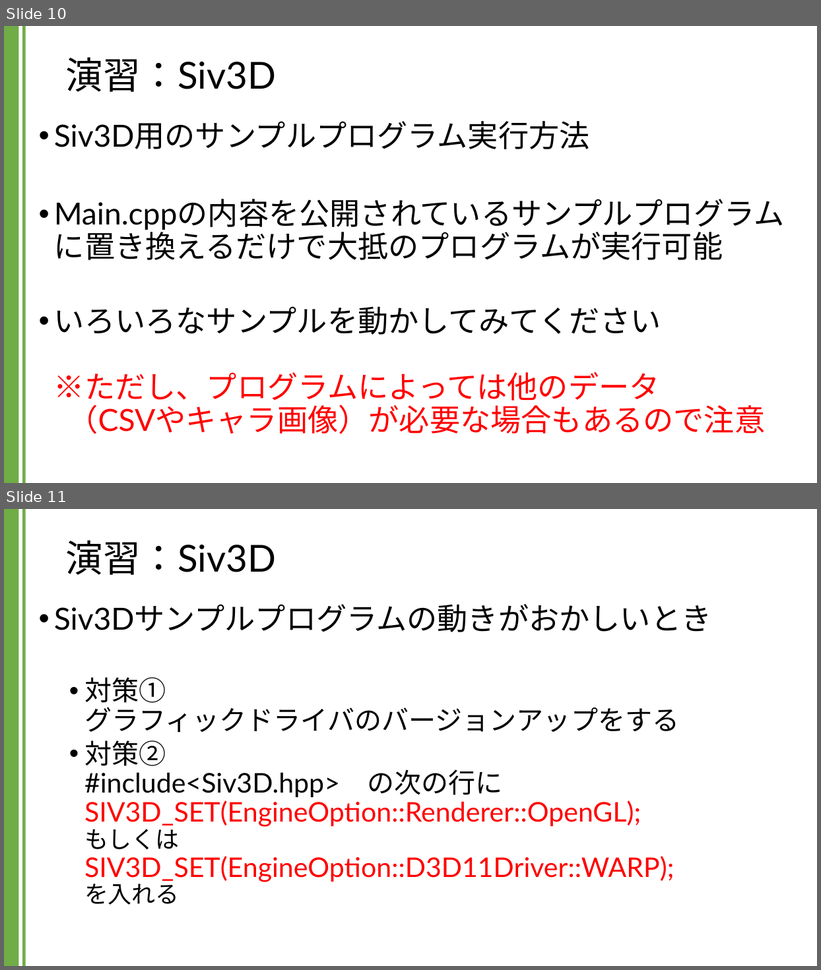
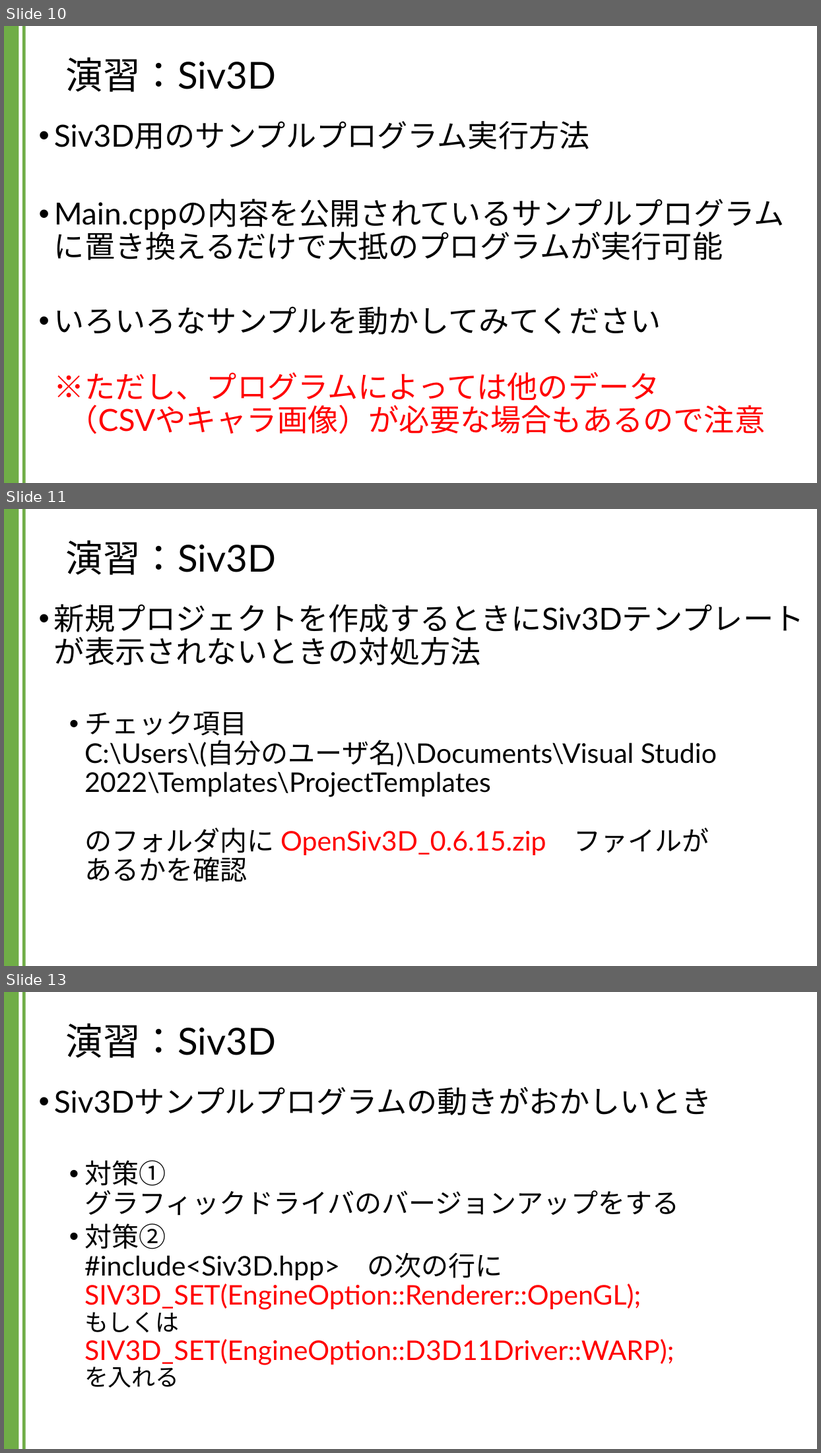
Before and after one commit to kic-murata/cpp2024, a slide deck: 授業資料/演習課題：Siv3D.pptx. Shown one above the other, each under a label of ours: slides 10 and 11 before the commit, slides 10, 11 and 13 after it; the slides between them are not shown. The pictures are 821x970 and 821x1453 pixels, drawn with LibreOffice and Linux fonts; fonts in the diff are those of the drawing; background and template pictures are left out. Boxes give left, top, right and bottom in pixels: in the first picture for what was removed or moved away, otherwise in the second. Text is boxed around its words. In the diff, an @@ line names an element or a change of style, - is before the commit and + after.

```diff
--- a/授業資料/演習課題：Siv3D.pptx
+++ b/授業資料/演習課題：Siv3D.pptx
@@ slide 11 added at [4, 509, 817, 966], background #FFFFFF; not listed: 2 template elements that a slide beside it also shows @@
@@ title added at [66, 540, 276, 575], 44 pt, text #000000 @@
+演習：Siv3D
@@ text added at [54, 604, 805, 883], 32 pt, text #000000 @@
+• 新規プロジェクトを作成するときにSiv3Dテンプレートが表示されないときの対処方法
+  • チェック項目
+    C:\Users\(自分のユーザ名)\Documents\Visual Studio 2022\Templates\ProjectTemplates
+    のフォルダ内に OpenSiv3D_0.6.15.zip ファイルが
+    あるかを確認
@@ what was slide 11 is now slide 13 @@
```
Also in this commit, not shown: 4 slides changed, 2 other slides added.
